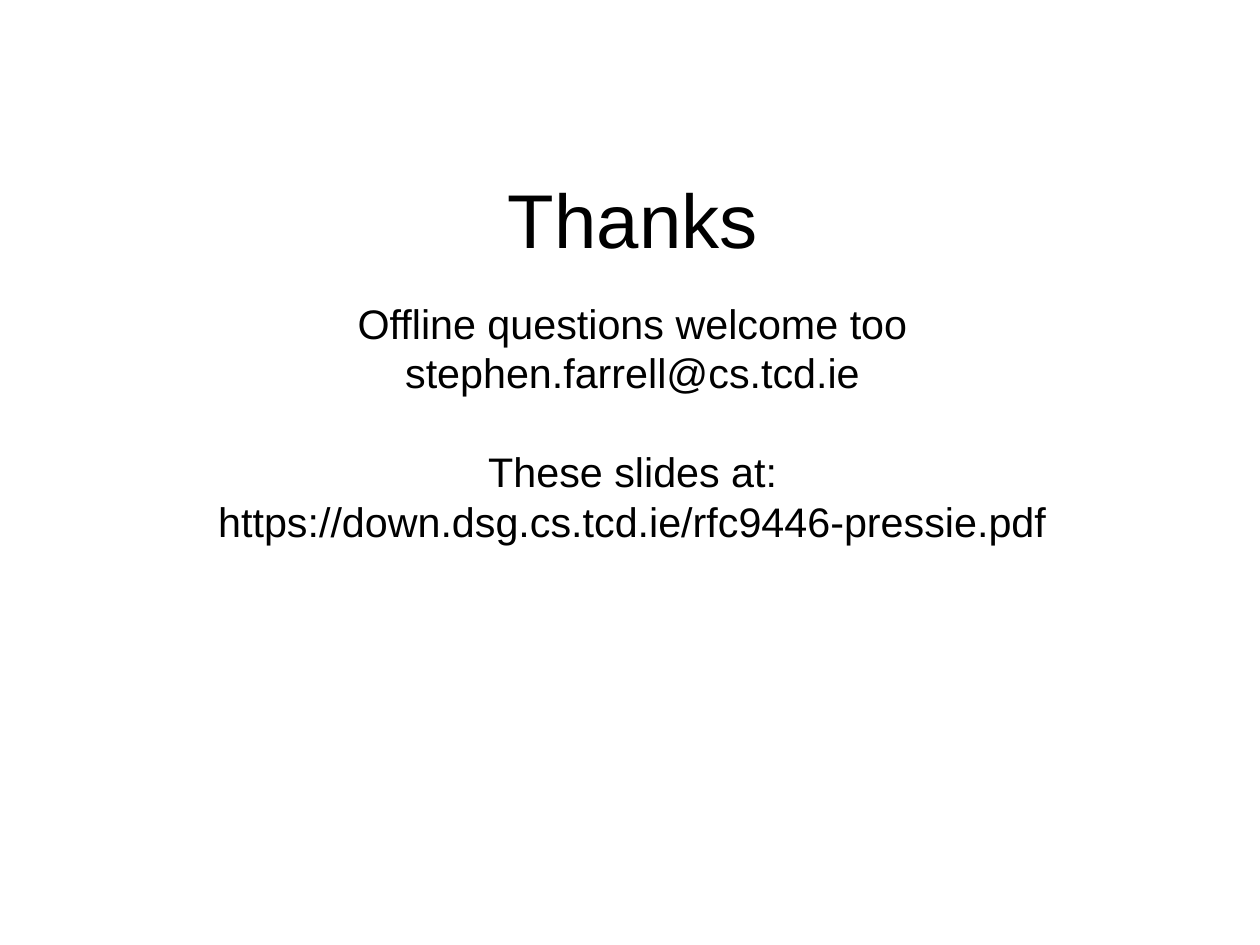
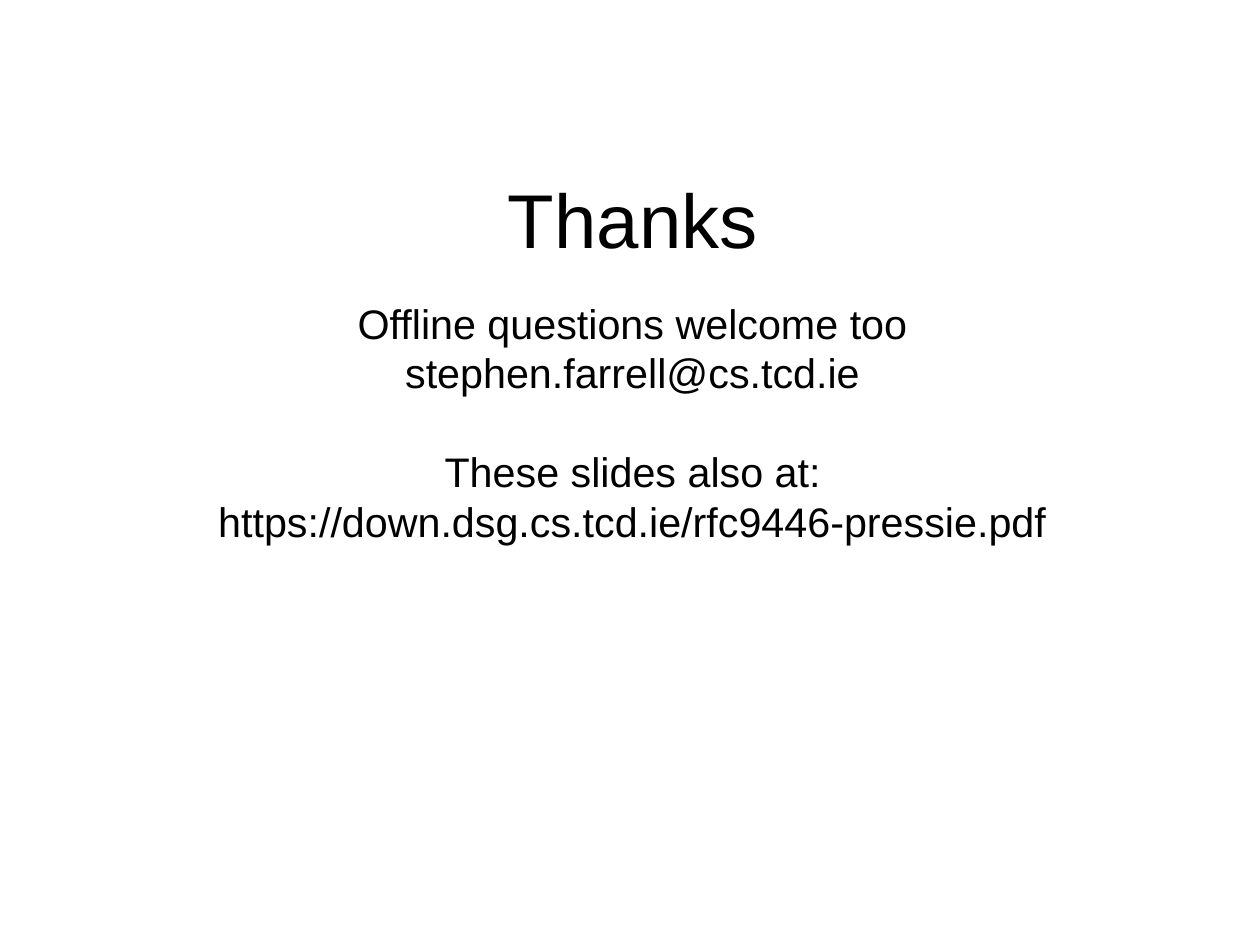
Before and after one commit to elear/postsnowden, a slide deck: slide 14 of rfc9446-pressie.odp. Drawn at 1260x945 pixels with LibreOffice and Linux fonts; fonts in the diff are those of the drawing. Boxes give left, top, right and bottom in pixels: in the first picture for what was removed or moved away, otherwise in the second. Text is boxed around its words. In the diff, an @@ line names an element or a change of style, - is before the commit and + after.

Commit message:
tweaked slides

```diff
--- a/rfc9446-pressie.odp
+++ b/rfc9446-pressie.odp
@@ text at <box>218,457,1046,545</box>: text changed @@
-These slides at:
-https://down.dsg.cs.tcd.ie/rfc9446-pressie.pdf
+These slides also at:
+https://down.dsg.cs.tcd.ie/rfc9446-pressie.pdf
```
Also in this commit, not shown: 1 other slide changed.
